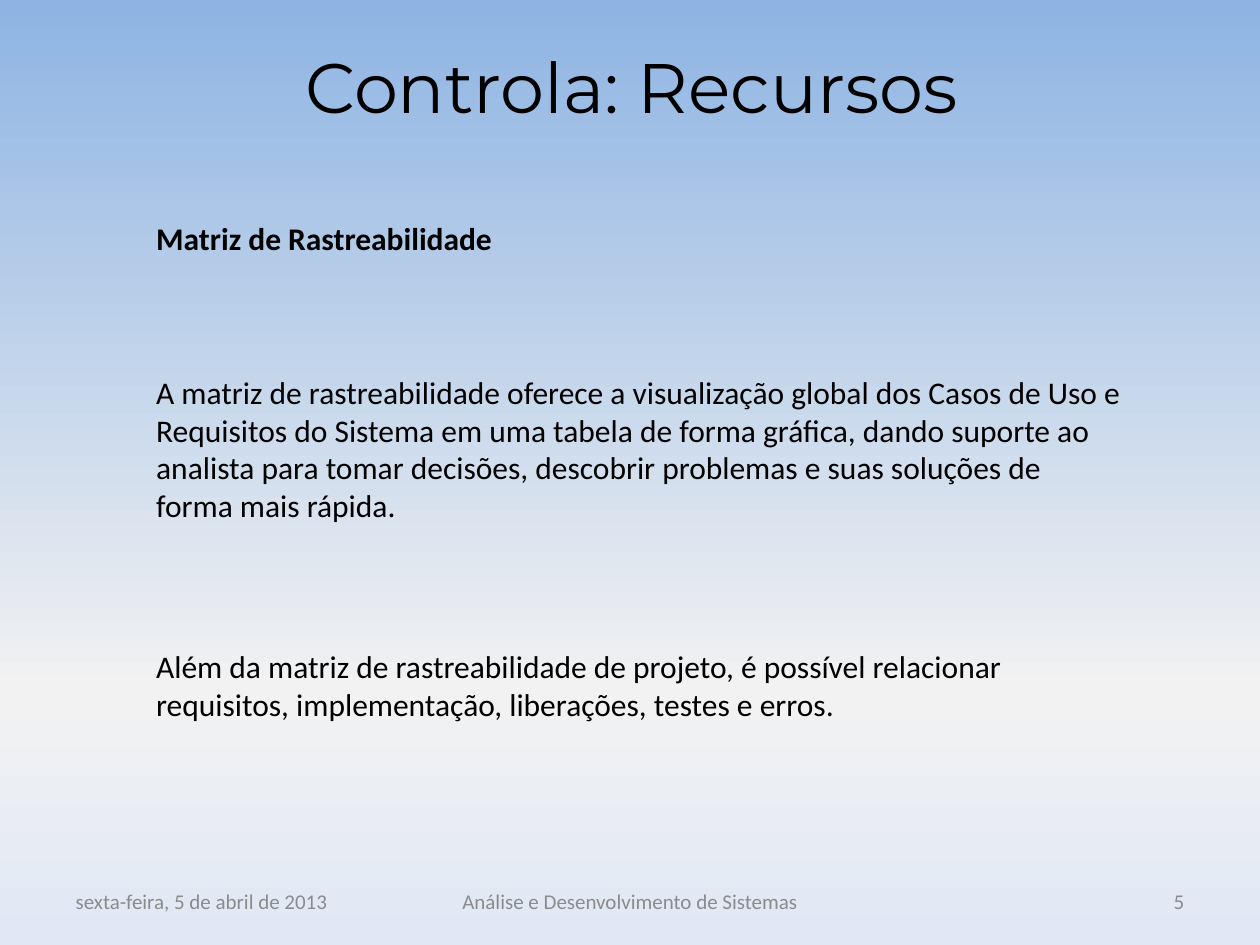
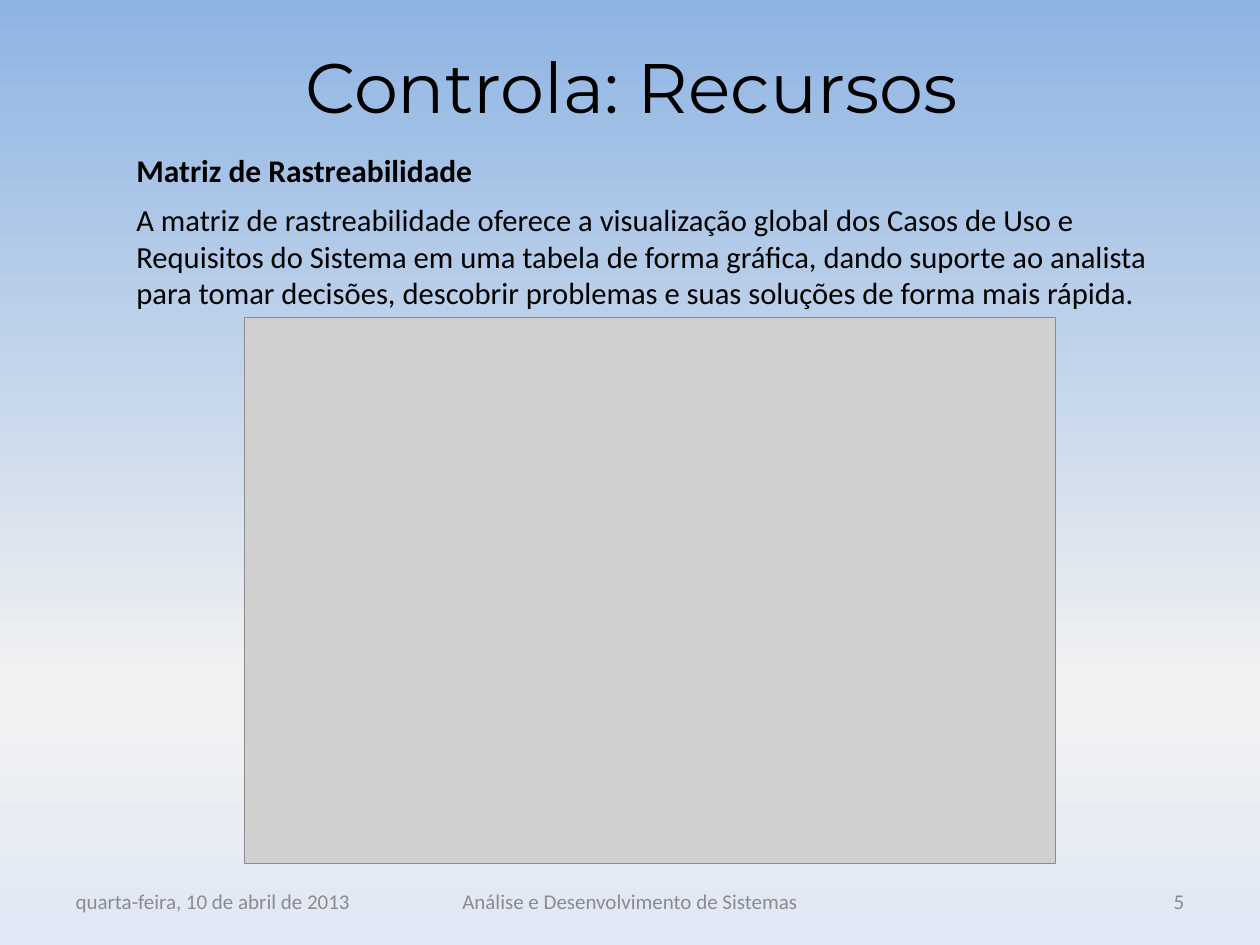
Before and after one commit to andreluizst/ads03na-academia, a slide deck: slide 5 of ENR/ENR_ApresentaçãoControla.pptx. Drawn at 1260x945 pixels with LibreOffice and Linux fonts; fonts in the diff are those of the drawing; grey boxes stand for pictures; background and template pictures are left out. Boxes give left, top, right and bottom in pixels: in the first picture for what was removed or moved away, otherwise in the second. Text is boxed around its words. In the diff, an @@ line names an element or a change of style, - is before the commit and + after.

```diff
--- a/ENR/ENR_ApresentaçãoControla.pptx
+++ b/ENR/ENR_ApresentaçãoControla.pptx
@@ text "Matriz de Rastreabilidade": place and size @@
-text "Matriz de Rastreabilidade" at box(156, 228, 492, 251)
+text "Matriz de Rastreabilidade" at box(136, 160, 472, 183)
@@ text "A matriz de rastreabilidade oferece ...": place and size @@
-text "A matriz de rastreabilidade oferece ..." at box(156, 382, 1120, 522)
+text "A matriz de rastreabilidade oferece ..." at box(136, 209, 1146, 309)
@@ text "A matriz de rastreabilidade oferece ..." at box(136, 209, 1146, 309): size 18 to 17.5 pt @@
@@ picture added at box(244, 318, 1056, 863) @@
@@ text removed at box(156, 656, 1001, 722) @@
-Além da matriz de rastreabilidade de projeto, é possível relacionar requisitos, implementação, liberações, testes e erros.
@@ text at box(76, 894, 349, 913): text changed @@
-sexta-feira, 5 de abril de 2013
+quarta-feira, 10 de abril de 2013
```
Also in this commit, not shown: 4 other slides changed, 1 slide removed.
